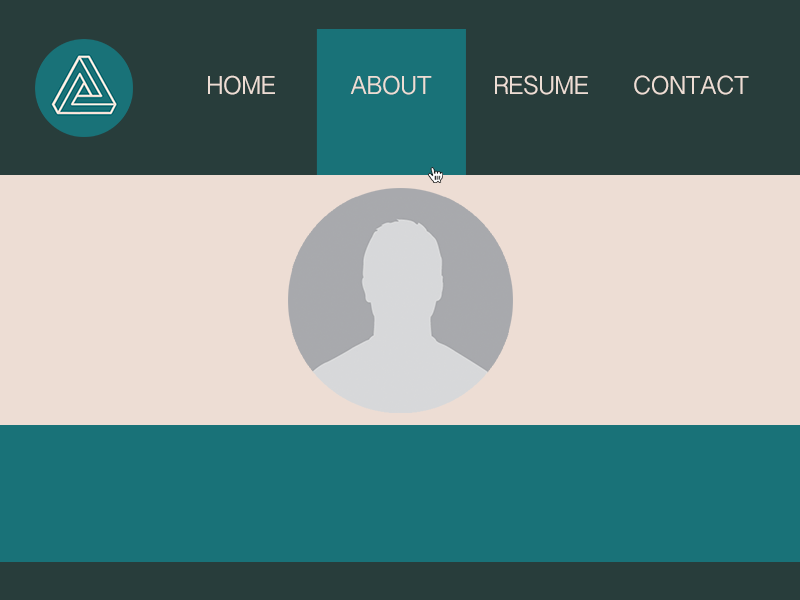
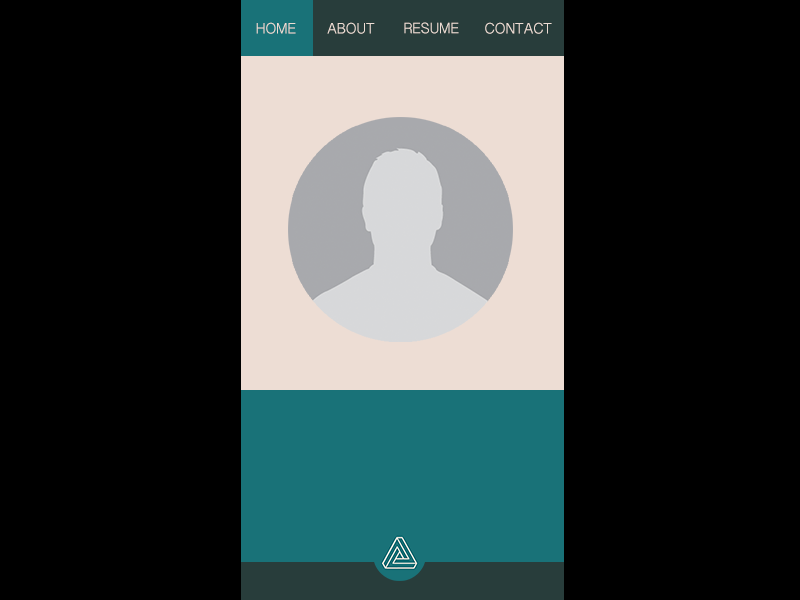
Two versions of the same layered image (800px x 600px). Layer-by-layer changes:
added group "Mobile" with 15 layers above "Desktop/Tablet" over [0, 0, 800, 600]
added layer "Portrait View" in group "Mobile" over [0, 0, 800, 600]
added group "Navbar" (1st of 2, in "Mobile") with 4 layers in group "Mobile" over [256, 22, 552, 34]
added layer "CONTACT" (1st of 2, in "Mobile" › "Navbar") in group "Navbar" over [485, 22, 552, 34]
added layer "RESUME" (1st of 2, in "Mobile" › "Navbar") in group "Navbar" over [404, 22, 459, 34]
added layer "WORK" (1st of 2, in "Mobile" › "Navbar") in group "Navbar" over [327, 22, 375, 34]
added layer "HOME" (1st of 2, in "Mobile" › "Navbar") in group "Navbar" over [256, 22, 296, 34]
added group "Header" (1st of 4, in "Mobile") with 3 layers in group "Mobile" over [11, 0, 800, 581]
added layer "Logo" (1st of 2, in "Mobile" › "Header") in group "Header" over [374, 535, 425, 581]
added layer "Active" in group "Header" over [238, 0, 313, 56]
added layer "Header" (2nd of 4, in "Mobile" › "Header") in group "Header" over [11, 0, 800, 56]
added group "Body" (1st of 4, in "Mobile") with 4 layers in group "Mobile" over [0, 0, 800, 600]
added layer "Profile Picture" (1st of 2, in "Mobile" › "Body") in group "Body" over [288, 117, 513, 342]
added layer "Footer" (1st of 2, in "Mobile" › "Body") in group "Body" over [220, 562, 579, 600]
added layer "Body" (2nd of 4, in "Mobile" › "Body") in group "Body" over [0, 390, 800, 565]
added layer "Background" (1st of 2, in "Mobile" › "Body") in group "Body" over [0, 0, 800, 600]
added group "Desktop/Tablet" with 15 layers over [0, 0, 800, 600]
moved "Navbar" (2nd of 2, in "Desktop/Tablet") into group "Desktop/Tablet" over [208, 29, 749, 183]
moved "Header" (3rd of 4, in "Desktop/Tablet") into group "Desktop/Tablet" over [0, 0, 800, 175]
moved "Body" (3rd of 4, in "Desktop/Tablet") into group "Desktop/Tablet" over [0, 0, 800, 600]
